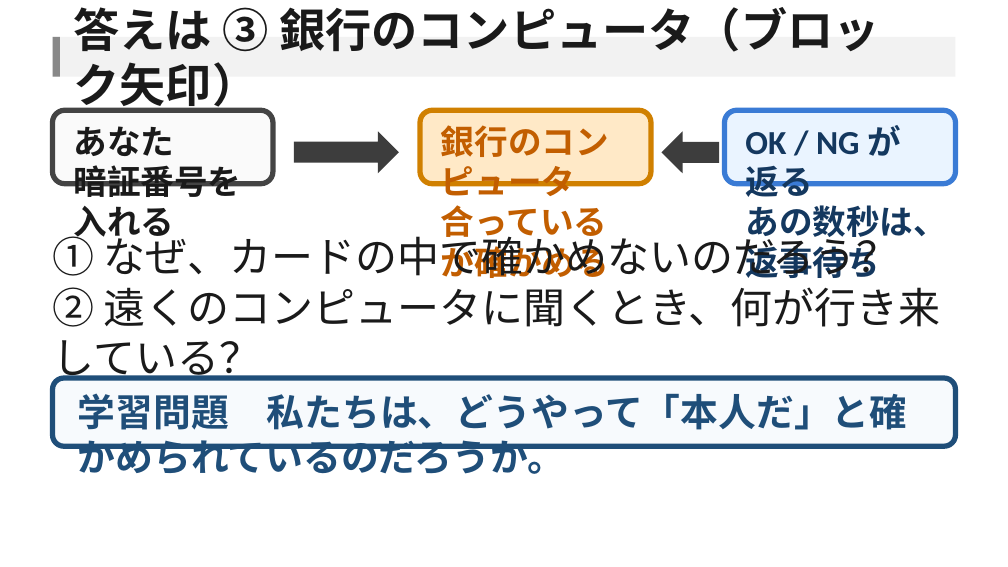
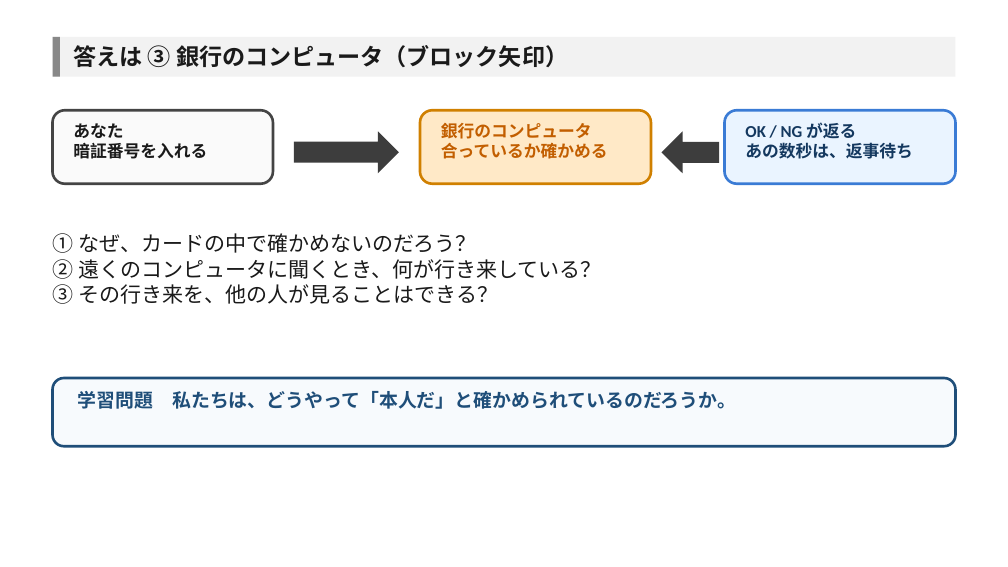
Before and after one commit to aoki-tfab/akadako-slide-test, a slide deck: slide 2 of pptxtest.pptx. Drawn at 1008x567 pixels with LibreOffice and Linux fonts; fonts in the diff are those of the drawing. Boxes give left, top, right and bottom in pixels: in the first picture for what was removed or moved away, otherwise in the second. Text is boxed around its words. In the diff, an @@ line names an element or a change of style, - is before the commit and + after.

```diff
--- a/pptxtest.pptx
+++ b/pptxtest.pptx
@@ text "答えは ③ 銀行のコンピュータ（ブロック矢印）" at [73,45,568,67]: size 44 to 22 pt @@
@@ rounded rectangle at [52,110,273,184]: outline #444444 5 pt to #444444 2.5 pt @@
@@ rounded rectangle at [420,110,652,184]: outline #D08000 5 pt to #D08000 2.5 pt @@
@@ rounded rectangle at [724,110,956,184]: outline #3A7BD5 5 pt to #3A7BD5 2.5 pt @@
@@ size 32 to 16 pt in 3 elements at [73,123,207,159], [441,123,608,159], [745,122,912,159] @@
@@ text "① なぜ、カードの中で確かめないのだろう？" at [53,233,602,304]: size 40 to 20 pt @@
@@ rounded rectangle at [52,378,955,446]: outline #1F4E79 5 pt to #1F4E79 2.5 pt @@
@@ text "学習問題 私たちは、どうやって「本人だ」と確かめられているのだろうか。" at [78,391,736,409]: size 36 to 18 pt @@
```
Also in this commit, not shown: 2 other slides changed, 1 other file.
